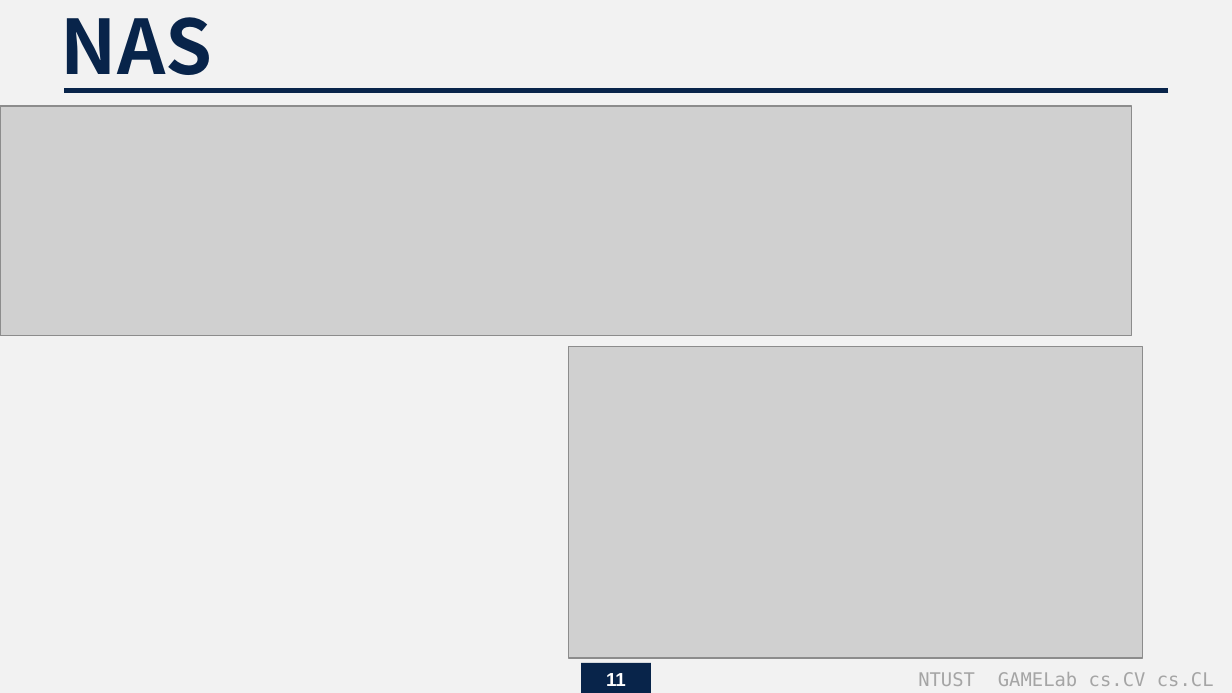
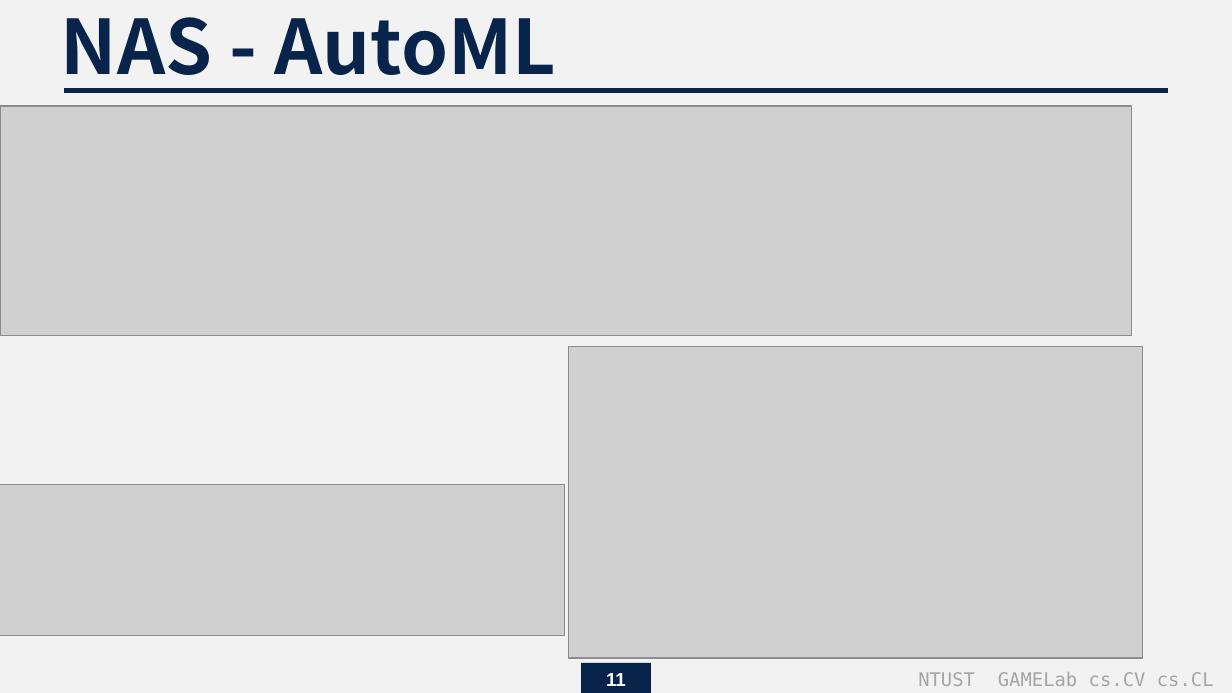
Before and after one commit to endman100/paper-, a slide deck: slide 11 of 蝦談深度學習技術發展史.pptx. Drawn at 1232x693 pixels with LibreOffice and Linux fonts; fonts in the diff are those of the drawing; grey boxes stand for pictures. Boxes give left, top, right and bottom in pixels: in the first picture for what was removed or moved away, otherwise in the second. Text is boxed around its words. In the diff, an @@ line names an element or a change of style, - is before the commit and + after.

```diff
--- a/蝦談深度學習技術發展史.pptx
+++ b/蝦談深度學習技術發展史.pptx
@@ text at (x1=61, y1=17, x2=556, y2=93): text changed @@
-NAS
+NAS - AutoML
@@ picture added at (x1=0, y1=484, x2=564, y2=636) @@
```
Also in this commit, not shown: 6 other slides changed, 3 slides added.
